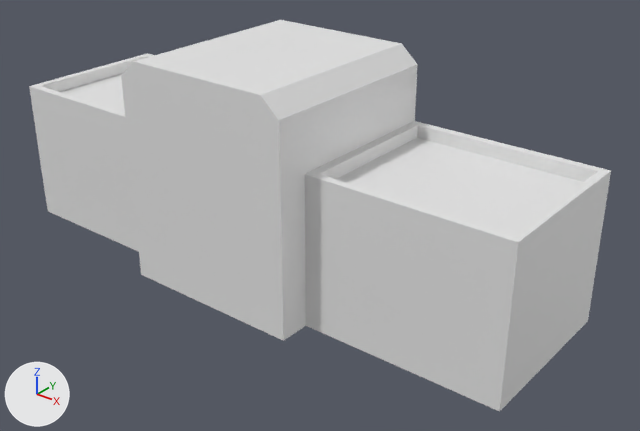
The FBX model Assets/Models/Combiner.fbx: old version first, new version second.
Rendered twice from a camera (50 mm lens) standing at (3.1, -3.47, 2.58) and looking at (0.28, 0.06, 0.39). The axes (+X, +Y, +Z) are drawn at lower left. The lights are the same throughout. Where no turn or scale is listed for an object, it has been applied to the vertices.

The scene before the commit, as lines of its bpy script (objects in view):
```python
me_cube_001 = bpy.data.meshes.new('Cube.001')
me_cube_001.from_pydata(...)  # 56 vertices, 54 faces; spans x -1.7..1.7, y -0.58..0.58, z 0.0..1.3
me_cube_008 = bpy.data.meshes.new('Cube.008')
me_cube_008.from_pydata(...)  # a box spanning x -0.646..0.477, y -0.477..0.477, z -0.018..0.018
me_cube_009 = bpy.data.meshes.new('Cube.009')
me_cube_009.from_pydata(...)  # a box spanning x -0.477..0.646, y -0.477..0.477, z -0.018..0.018
ob_combiner = bpy.data.objects.new('Combiner', me_cube_001)
ob_combiner.location = (0.0, 0.0, 0.0)
ob_lidin = bpy.data.objects.new('LidIn', me_cube_008)
ob_lidin.location = (-1.039, 0.089, 0.78)
ob_lidout = bpy.data.objects.new('LidOut', me_cube_009)
ob_lidout.location = (1.034, 0.089, 0.78)
```
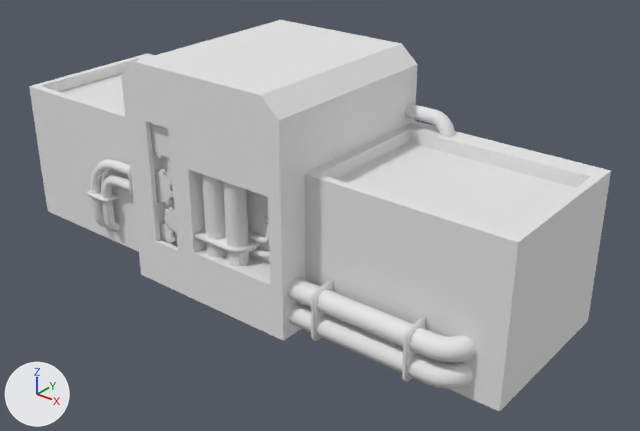
What differs and where, as boxes [x1, y1, x2, y2] in the pictures (640 x 431 px):
part 1 of me_cube_001, built on
    before: [32, 53, 611, 242]
    after: [32, 53, 611, 389]

The edits, one by one:
Material 'CombinerPipes' (mat_combinerpipes) is new.
Its base color is (0.8, 0.8, 0.8) (white #e7e7e7).
Its roughness is 0.69.
Material 'CombinerBody' (mat_combinerbody) is new.
Its base color is (0.8, 0.8, 0.8) (white #e7e7e7).
Its roughness is 0.69.
Material 'CombinerGears' (mat_combinergears) is new.
Its base color is (0.8, 0.8, 0.8) (white #e7e7e7).
Its roughness is 0.553.
Material 'CombinerFasteners' (mat_combinerfasteners) is new.
Its base color is (0.8, 0.8, 0.8) (white #e7e7e7).
Its roughness is 0.553.
me_cube_001 is used by ob_combiner; location (0.0, 0.0, 0.0).
me_cube_001 had 56 vertices, 54 faces and spanned x -1.7..1.7, y -0.58..0.58, z 0.0..1.3.
me_cube_001 now has 1286 vertices, 987 faces and spans x -1.7..1.7, y -0.58..0.58, z 0.0..1.3.
me_cube_001 part 1: 8 vertices moved from x -1.65..1.65, y 0.53, z 0.13..0.87 to x -1.65..1.65, y 0.44, z 0.13..0.87; 1230 vertices added at x -1.12..1.56, y -0.58..0.55, z 0.05..1.06.
me_cube_001 part 2: the surface is now shaded smooth.
me_cube_001 now uses material mat_combinerbody (white #e7e7e7).
me_cube_001 now uses material mat_combinerfasteners (white #e7e7e7).
me_cube_001 now uses material mat_combinerpipes (white #e7e7e7).
me_cube_001 now uses material mat_combinergears (white #e7e7e7).
